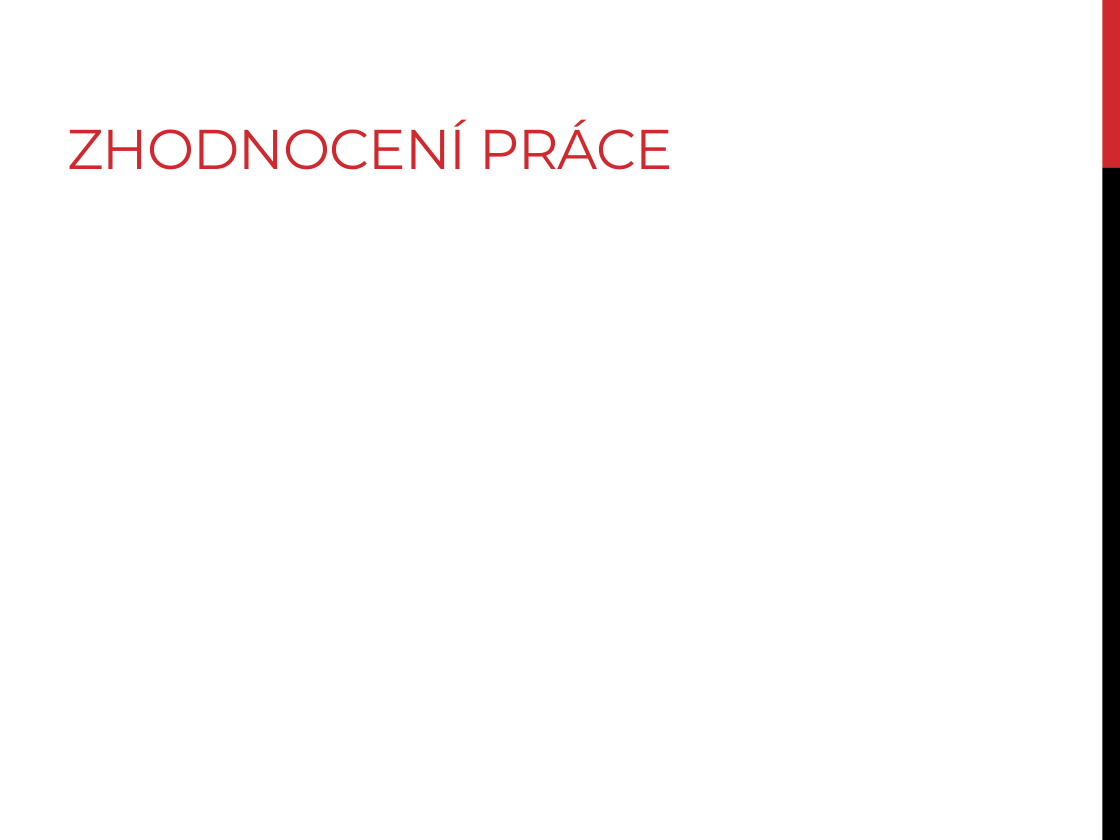
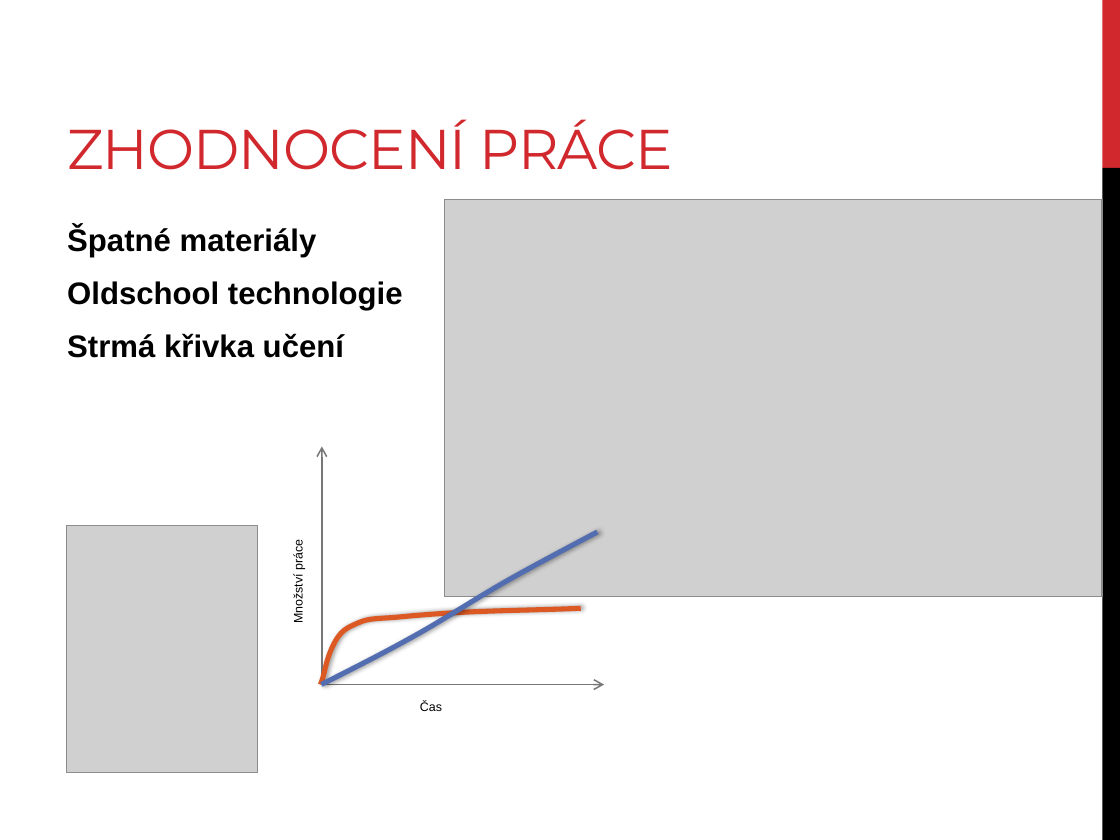
Before and after one commit to LaserPork/OS, a slide deck: slide 5 of Prezentace/Prezentace2.pptx. Drawn at 1120x840 pixels with LibreOffice and Linux fonts; fonts in the diff are those of the drawing; grey boxes stand for pictures. Boxes give left, top, right and bottom in pixels: in the first picture for what was removed or moved away, otherwise in the second. Text is boxed around its words. In the diff, an @@ line names an element or a change of style, - is before the commit and + after.

```diff
--- a/Prezentace/Prezentace2.pptx
+++ b/Prezentace/Prezentace2.pptx
@@ picture added at (x1=445, y1=199, x2=1102, y2=596) @@
@@ text added at (x1=67, y1=226, x2=403, y2=358), 20 pt, text #000000, bold @@
+Špatné materiály
+Oldschool technologie
+Strmá křivka učení
@@ arrow added from (321, 684) to (321, 447), #777777 1 pt @@
@@ picture added at (x1=66, y1=525, x2=258, y2=773) @@
@@ freeform shape added at (x1=321, y1=532, x2=597, y2=684), outline #526DB0 3.25 pt @@
@@ text added at (x1=291, y1=542, x2=305, y2=622), 8 pt, text #000000 @@
+Množství práce
@@ freeform shape added at (x1=320, y1=608, x2=580, y2=684), outline #DC5924 3.25 pt @@
@@ arrow added from (321, 684) to (604, 684), #777777 1 pt @@
@@ text added at (x1=420, y1=701, x2=442, y2=711), 8 pt, text #000000 @@
+Čas
```
Also in this commit, not shown: 2 other slides changed, 2 other files.
